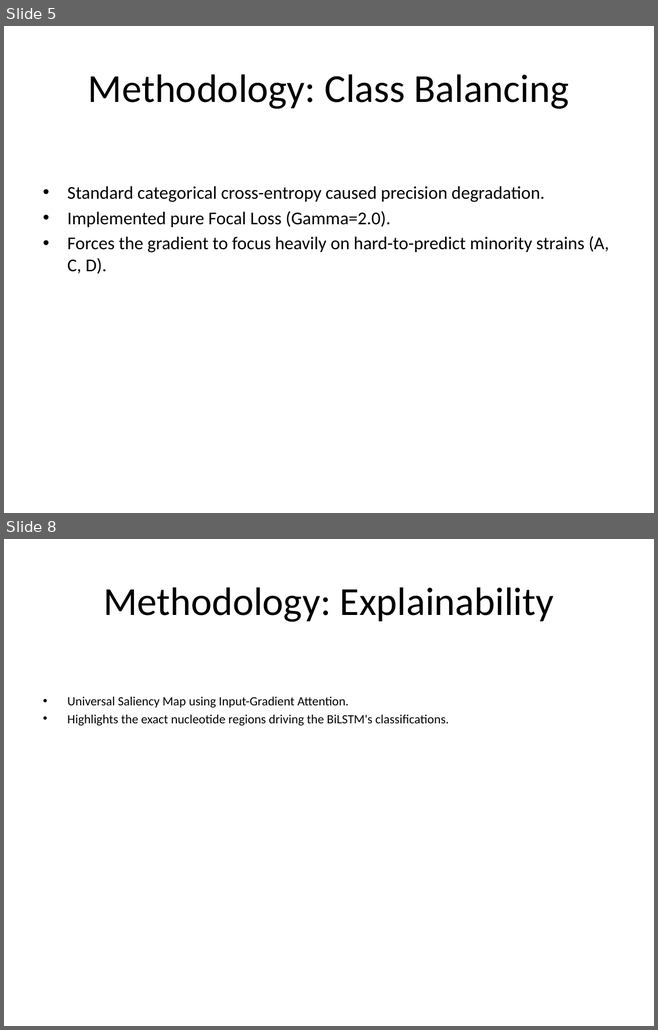
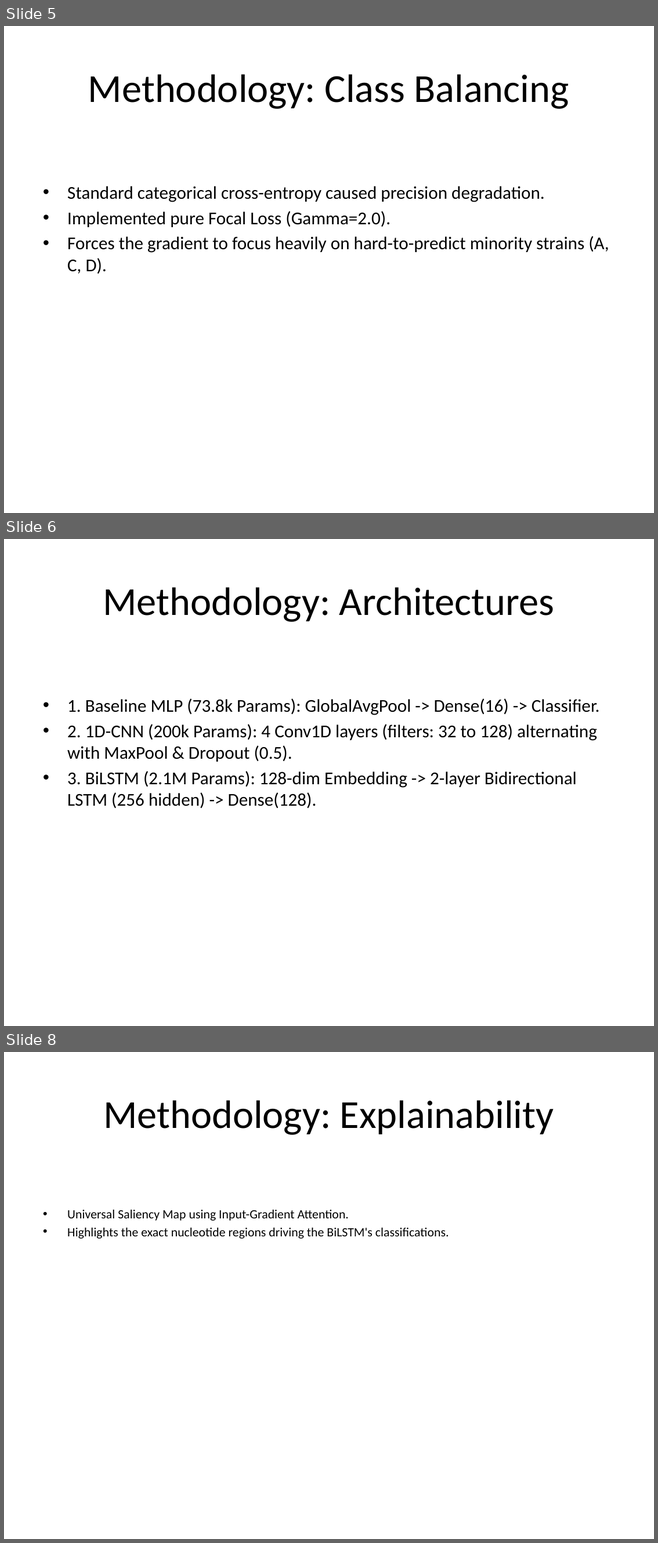
Before and after one commit to JNagawa/HIV_subtype_classifier_DeepLearning, a slide deck: reports/presentation.pptx. Shown one above the other, each under a label of ours: slides 5 and 8 before the commit, slides 5, 6 and 8 after it; the slides between them are not shown. The pictures are 658x1030 and 658x1543 pixels, drawn with LibreOffice and Linux fonts; fonts in the diff are those of the drawing. Boxes give left, top, right and bottom in pixels: in the first picture for what was removed or moved away, otherwise in the second. Text is boxed around its words. In the diff, an @@ line names an element or a change of style, - is before the commit and + after.

```diff
--- a/reports/presentation.pptx
+++ b/reports/presentation.pptx
@@ slide 6 added at bbox=[4, 539, 654, 1026], background #FFFFFF @@
@@ title added at bbox=[103, 587, 554, 622], 44 pt, text #000000 @@
+Methodology: Architectures
@@ text added at bbox=[67, 699, 600, 808], 20 pt, text #000000 @@
+• 1. Baseline MLP (73.8k Params): GlobalAvgPool -> Dense(16) -> Classifier.
+• 2. 1D-CNN (200k Params): 4 Conv1D layers (filters: 32 to 128) alternating with MaxPool & Dropout (0.5).
+• 3. BiLSTM (2.1M Params): 128-dim Embedding -> 2-layer Bidirectional LSTM (256 hidden) -> Dense(128).
```
Also in this commit, not shown: 4 slides changed, 1 other slide added, 1 slide removed, 3 other files.
